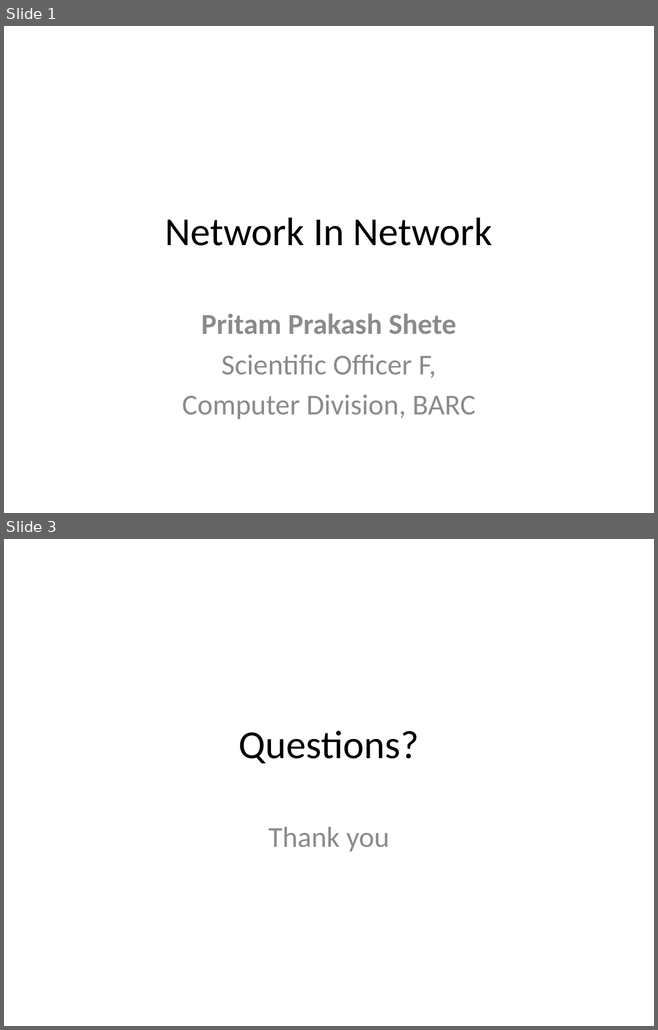
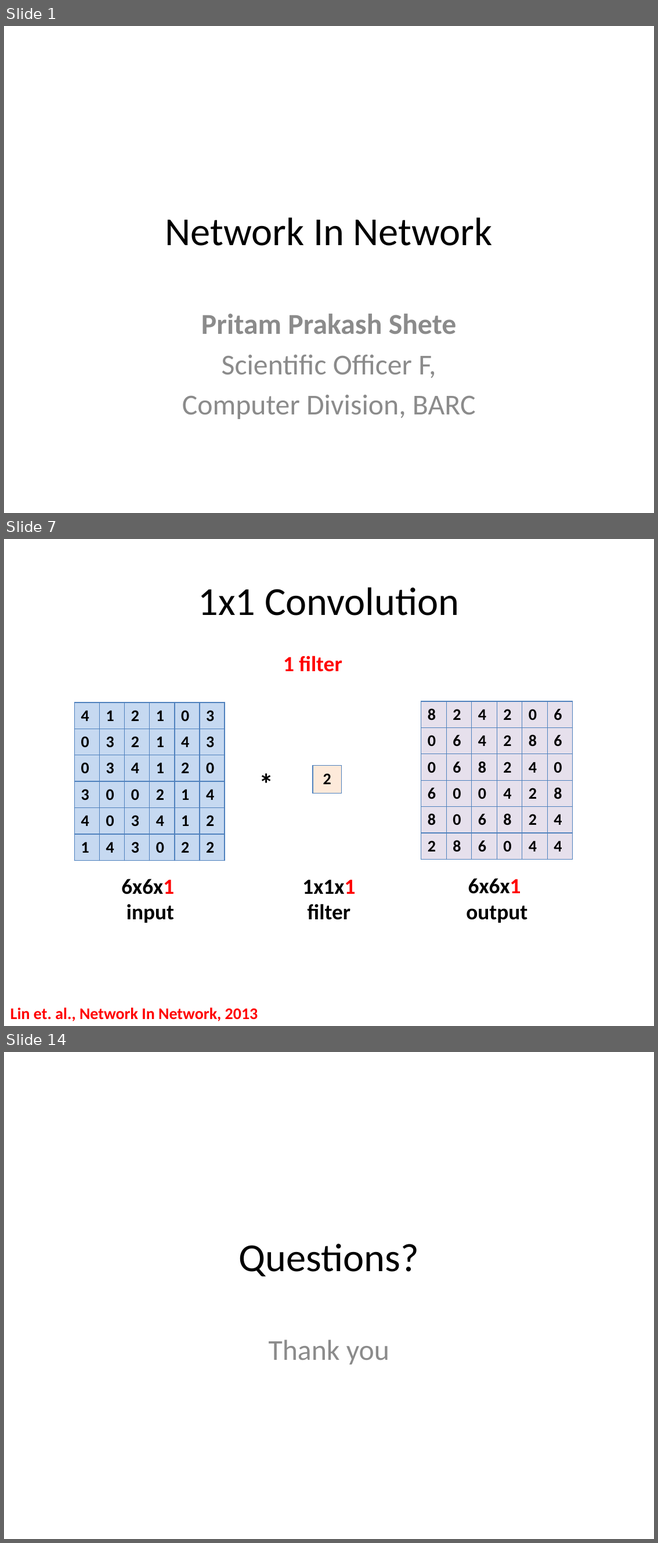
Before and after one commit to look4pritam/ArtificialIntelligence, a slide deck: presentations/CNN/NetworkInNetwork.pptx. Shown one above the other, each under a label of ours: slides 1 and 3 before the commit, slides 1, 7 and 14 after it; the slides between them are not shown. The pictures are 658x1030 and 658x1543 pixels, drawn with LibreOffice and Linux fonts; fonts in the diff are those of the drawing. Boxes give left, top, right and bottom in pixels: in the first picture for what was removed or moved away, otherwise in the second. Text is boxed around its words. In the diff, an @@ line names an element or a change of style, - is before the commit and + after.

Commit message:
Network in network is added.

```diff
--- a/presentations/CNN/NetworkInNetwork.pptx
+++ b/presentations/CNN/NetworkInNetwork.pptx
@@ slide 7 added at [4, 539, 654, 1026], background #FFFFFF @@
@@ title added at [198, 587, 459, 616], 44 pt, text #000000 @@
+1x1 Convolution
@@ text added at [283, 656, 342, 672], 24 pt, text #FF0000, bold @@
+1 filter
@@ table added at [74, 703, 226, 859], 6 rows, 6 columns @@
+4 | 1 | 2 | 1 | 0 | 3
+0 | 3 | 2 | 1 | 4 | 3
+0 | 3 | 4 | 1 | 2 | 0
+3 | 0 | 0 | 2 | 1 | 4
+4 | 0 | 3 | 4 | 1 | 2
+1 | 4 | 3 | 0 | 2 | 2
@@ table added at [421, 701, 573, 859], 6 rows, 6 columns @@
+8 | 2 | 4 | 2 | 0 | 6
+0 | 6 | 4 | 2 | 8 | 6
+0 | 6 | 8 | 2 | 4 | 0
+6 | 0 | 0 | 4 | 2 | 8
+8 | 0 | 6 | 8 | 2 | 4
+2 | 8 | 6 | 0 | 4 | 4
@@ text added at [252, 762, 280, 804], 32 pt, text #000000, bold @@
+*
@@ table added at [313, 766, 341, 794], 1 rows, 1 columns @@
+2
@@ text added at [121, 879, 174, 923], 24 pt, text #000000, bold @@
+6x6x1
+input
@@ text added at [302, 879, 355, 920], 24 pt, text #000000, bold @@
+1x1x1
+filter
@@ text added at [466, 878, 527, 923], 24 pt, text #000000, bold @@
+6x6x1
+output
@@ text added at [10, 1008, 258, 1022], 18 pt, text #FF0000, bold @@
+Lin et. al., Network In Network, 2013
@@ what was slide 3 is now slide 14 @@
```
Also in this commit, not shown: 11 other slides added, 1 slide removed.
